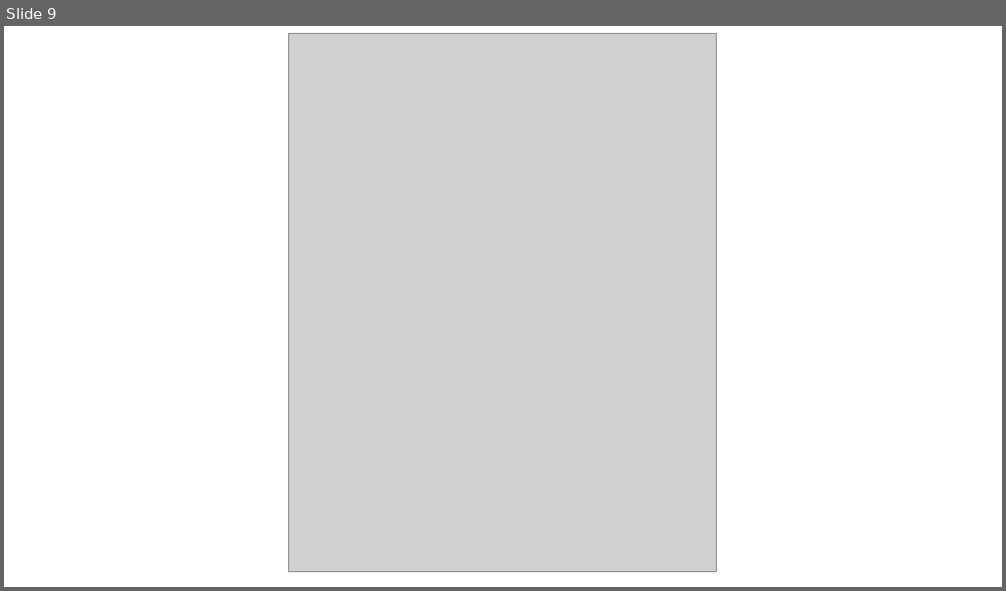
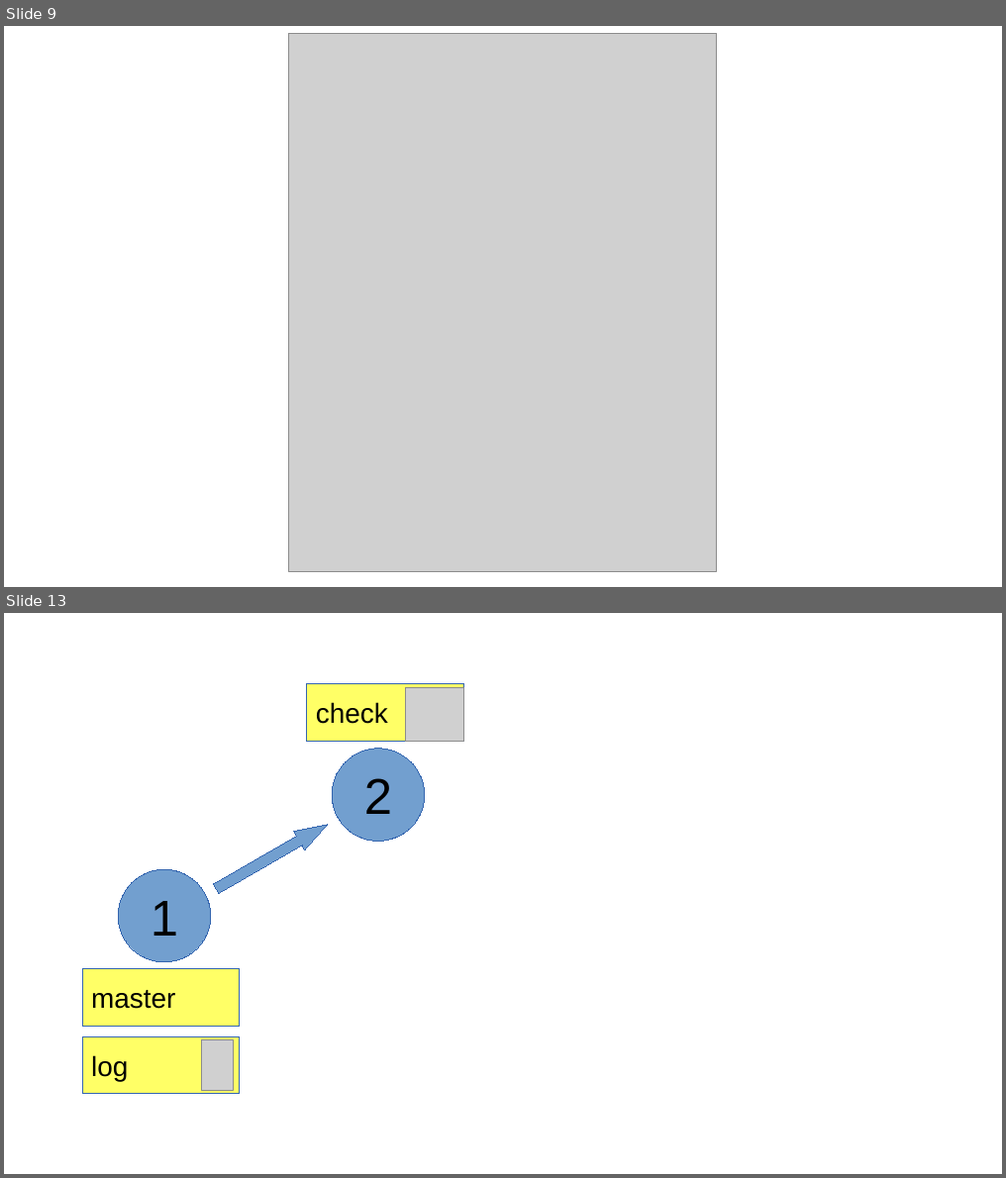
Before and after one commit to air-labs/VideoLectures, a slide deck: IntroductionToIndustialProgramming/git.odp. Shown one above the other, each under a label of ours: slide 9 before the commit, slides 9 and 13 after it; the slides between them are not shown. The pictures are 1006x591 and 1006x1178 pixels, drawn with LibreOffice and Linux fonts; fonts in the diff are those of the drawing; grey boxes stand for pictures; background and template pictures are left out. Boxes give left, top, right and bottom in pixels: in the first picture for what was removed or moved away, otherwise in the second. Text is boxed around its words. In the diff, an @@ line names an element or a change of style, - is before the commit and + after.

```diff
--- a/IntroductionToIndustialProgramming/git.odp
+++ b/IntroductionToIndustialProgramming/git.odp
@@ slide 13 added at (4,613,1002,1174), background picture (left out) @@
@@ rectangle added at (307,684,464,742), fill #FFFF66, outline #3465AF 0 pt, 22 pt, text #000000 @@
+check
@@ picture added at (405,688,463,742) @@
@@ ellipse added at (332,749,424,842), fill #729FCF, outline #3465AF 0 pt, 40 pt, text #000000 @@
+2
@@ up arrow added at (211,815,333,898), fill #729FCF, outline #3465AF 0 pt @@
@@ ellipse added at (118,869,211,961), fill #729FCF, outline #3465AF 0 pt, 40 pt, text #000000 @@
+1
@@ rectangle added at (83,969,240,1027), fill #FFFF66, outline #3465AF 0 pt, 22 pt, text #000000 @@
+master
@@ rectangle added at (83,1037,240,1094), fill #FFFF66, outline #3465AF 0 pt, 22 pt, text #000000 @@
+log
@@ picture added at (201,1041,234,1090) @@
```
Also in this commit, not shown: 8 other slides added, 3 other files.
